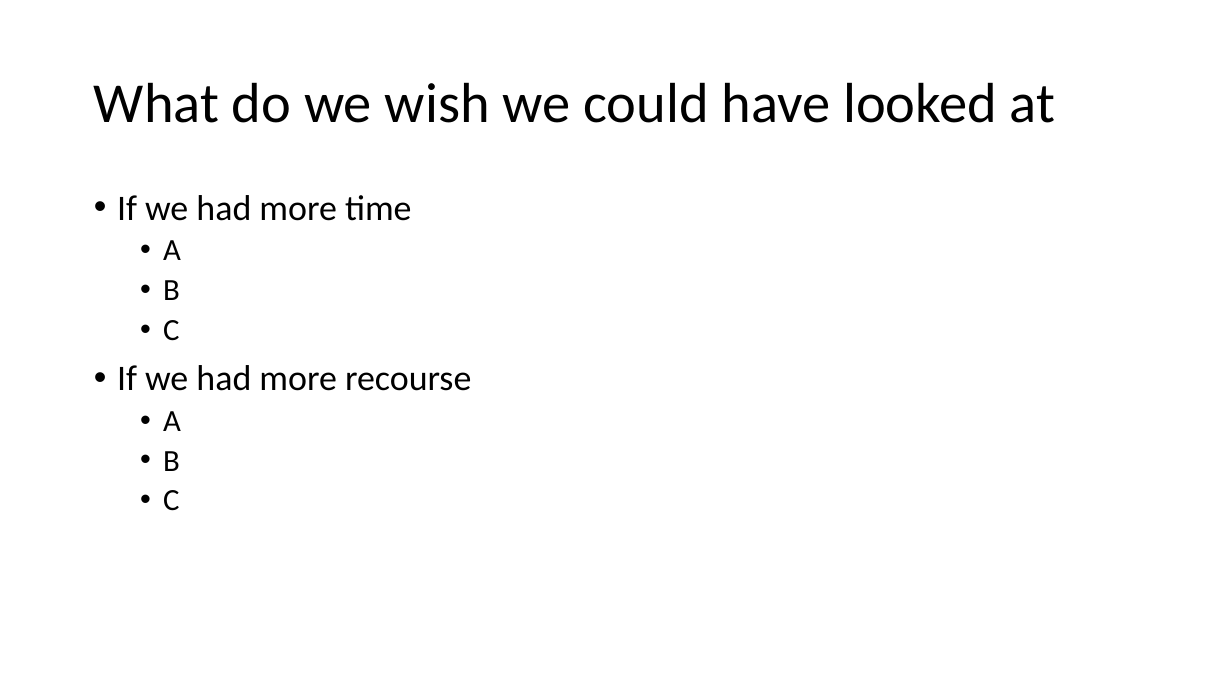
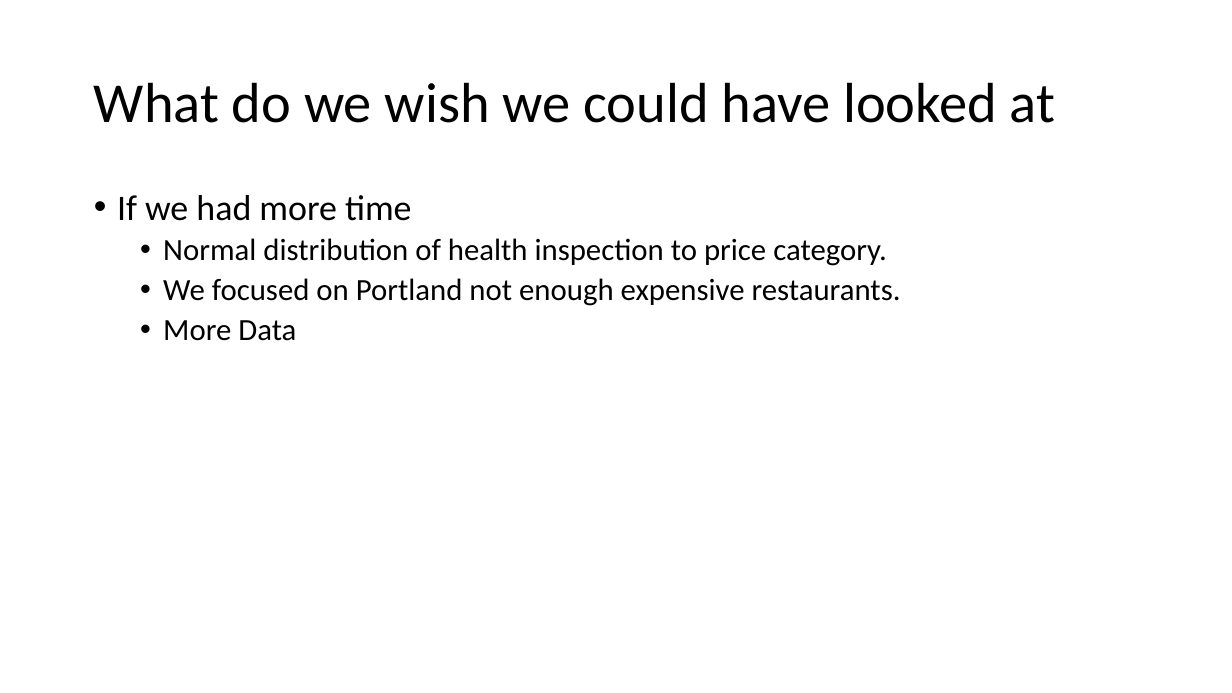
Before and after one commit to DCMilligan88/PriceVsHealth, a slide deck: slide 21 of Project 1 presentation (1).pptx (slide 22 before the commit). Drawn at 1232x693 pixels with LibreOffice and Linux fonts; fonts in the diff are those of the drawing; background and template pictures are left out. Boxes give left, top, right and bottom in pixels: in the first picture for what was removed or moved away, otherwise in the second. Text is boxed around its words. In the diff, an @@ line names an element or a change of style, - is before the commit and + after.

```diff
--- a/Project 1 presentation (1).pptx
+++ b/Project 1 presentation (1).pptx
@@ text at (163, 238, 901, 341): text changed; size 28 to 24 pt @@
-  • A
-  • B
-  • C
-• If we had more recourse
-  • A
-  • B
-  • C
+  • Normal distribution of health inspection to price category.
+  • We focused on Portland not enough expensive restaurants.
+  • More Data
```
Also in this commit, not shown: 11 other slides changed, 7 slides added, 7 slides removed.
